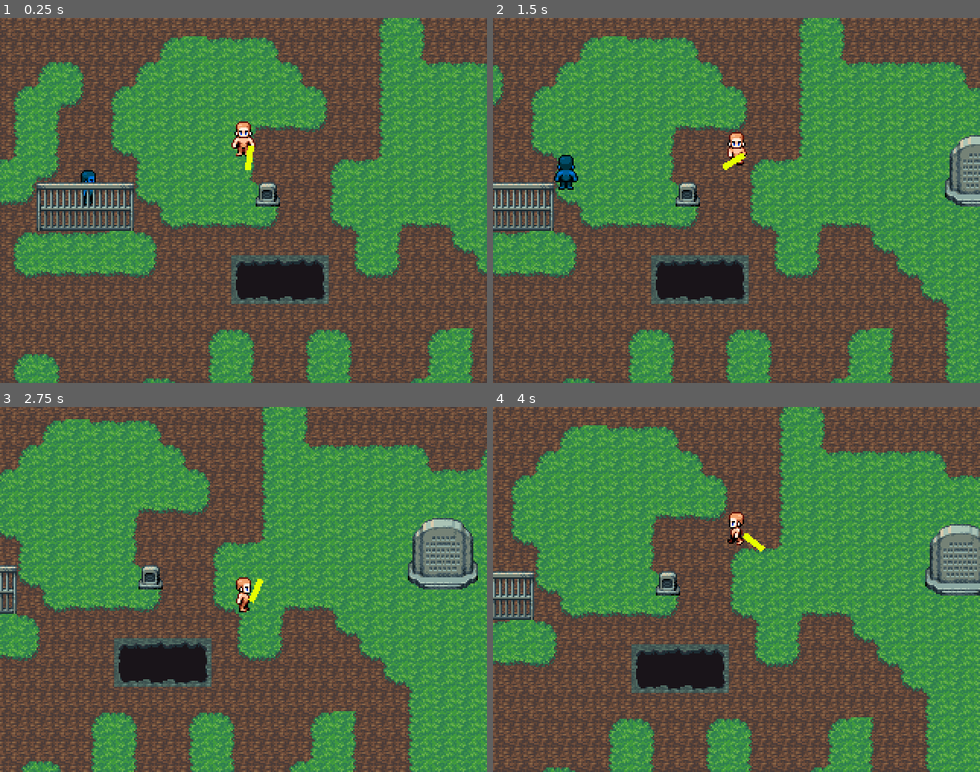
Above: before the commit, frames 1-4 (two rows, left to right).
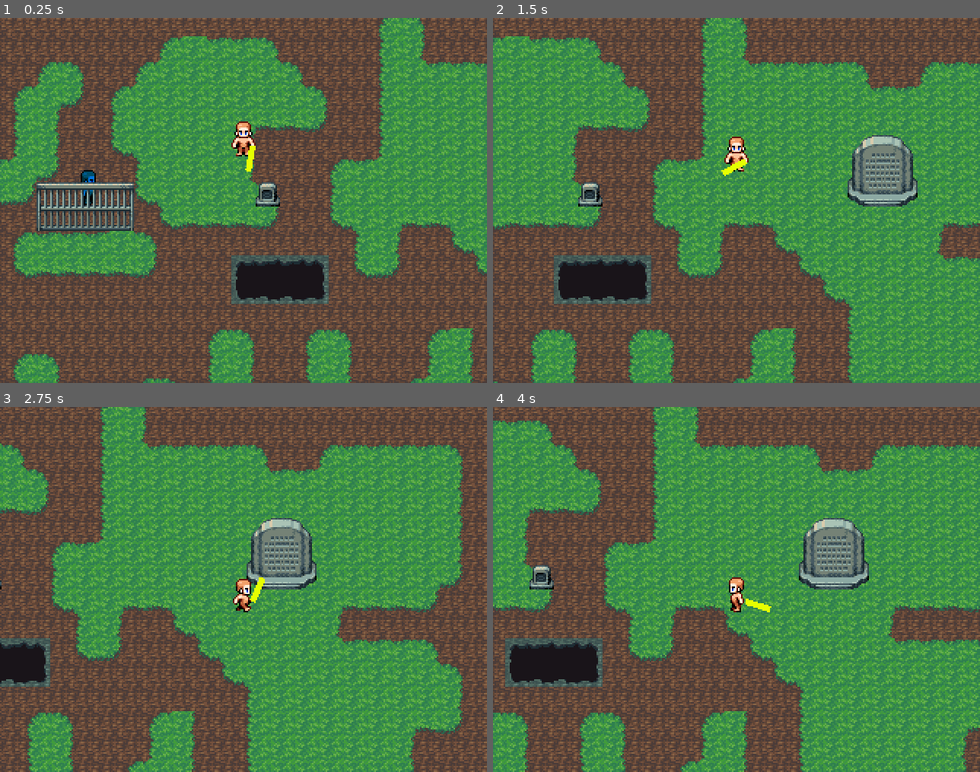
Above: after the commit, the same moments.

Repository: weinStag/cursed-rest
Game: Godot game, scene res://Scenes/gameview.tscn
Two runs of this game, one before a commit and one after it. Both use one fixed random seed, a clock stepped at 60 frames per second and the inputs below.
Inputs (mouse positions are in pixels of both pictures, inside the frame that each line leads up to):
- Up to frame 1 (0.25 s): no input
- Up to frame 2 (1.5 s): move the mouse to (843, 182) at 0.52 s; hold Right (ui_right) 0.53-1.28 s; hold Space (ui_roll, bound only after the commit) 0.53-1.28 s; tap Z (ui_accept) at 0.77 s; move the mouse to (639, 218) at 1.27 s; hold Down (ui_down) from 1.28 s (still down); tap Space (ui_roll, bound only after the commit) at 1.35 s
- Up to frame 3 (2.75 s): tap Z (ui_accept) at 1.52 s; move the mouse to (292, 509) at 2.02 s; release Down (ui_down) at 2.03 s; hold Right (ui_right) from 2.03 s (still down); hold Space (ui_roll, bound only after the commit) from 2.03 s (still down)
- Up to frame 4 (4 s): move the mouse to (712, 662) at 2.77 s; release Right (ui_right) at 2.78 s; release Space (ui_roll, bound only after the commit) at 2.78 s; hold Up (ui_up) 2.78-3.53 s; tap Space (ui_roll, bound only after the commit) at 2.85 s; tap Z (ui_accept) at 3.02, 3.77 s; move the mouse to (882, 644) at 3.52 s; hold Left (ui_left) from 3.53 s (still down); hold Space (ui_roll, bound only after the commit) from 3.53 s (still down)

The runs differ from the first frame. In frame 1, less than 0.1% of the frame differs, in the area x 50-53%, y 35-43%; in frame 2, 49%; in frame 3, 70%, in the area x 0-100%, y 0-100%; in frame 4, 68%.

Commit message:
teste
teste

Diff:
--- a/Scenes/Maps/world.tscn
+++ b/Scenes/Maps/world.tscn
@@ -1,13 +1,14 @@
-[gd_scene load_steps=18 format=4 uid="uid://cktlplg0urpum"]
+[gd_scene load_steps=19 format=4 uid="uid://cktlplg0urpum"]
 
 [ext_resource type="Texture2D" uid="uid://clolt0da1hneb" path="res://Graphics/CollisionTiles/actor.png" id="1_ayd0k"]
 [ext_resource type="Script" uid="uid://cn105jtyy8nxv" path="res://Scripts/setup.gd" id="1_d0dyq"]
 [ext_resource type="Texture2D" uid="uid://dd4o7n2bo12h" path="res://Graphics/Tilesets/tileset_dungeon.png" id="1_uo5tt"]
 [ext_resource type="Texture2D" uid="uid://vwmpi5st1if5" path="res://Graphics/CollisionTiles/obstacle.png" id="2_g6aja"]
 [ext_resource type="Script" uid="uid://2n7cswldnc30" path="res://Scripts/Grid/grid_manager.gd" id="3_1njb8"]
+[ext_resource type="PackedScene" uid="uid://b2gdtfo8nxbfy" path="res://Scenes/arma.tscn" id="4_08va7"]
 [ext_resource type="PackedScene" uid="uid://82egl20vpf7n" path="res://Scenes/Pawns/player.tscn" id="4_nyxsb"]
-[ext_resource type="PackedScene" uid="uid://csxucdon0txl4" path="res://Scenes/arma.tscn" id="4_r0r7l"]
 [ext_resource type="PackedScene" uid="uid://d3xeykecmo176" path="res://Scenes/Pawns/actor.tscn" id="5_ehxcq"]
+[ext_resource type="Script" uid="uid://da5o263epusyy" path="res://Scenes/arma.gd" id="5_pnsqa"]
 [ext_resource type="Script" uid="uid://ba2k8pkwqebpe" path="res://Scripts/Pawns/Types/event.gd" id="7_8j5fh"]
 [ext_resource type="Script" uid="uid://dhojxqc0a4xvw" path="res://Scripts/Pawns/Types/object.gd" id="7_ay8ee"]
 [ext_resource type="Texture2D" uid="uid://fhhrc5ktpq0l" path="res://Graphics/CollisionTiles/event.png" id="9_60kqf"]
@@ -1144,8 +1145,9 @@
 limit_right = 528
 limit_bottom = 376
 
-[node name="Sprite2D" parent="Pawns/Player" instance=ExtResource("4_r0r7l")]
-position = Vector2(5, 0)
+[node name="arma" parent="Pawns/Player" instance=ExtResource("4_08va7")]
+position = Vector2(6, 0)
+script = ExtResource("5_pnsqa")
 
 [node name="Actor" parent="Pawns" instance=ExtResource("5_ehxcq")]
 position = Vector2(72, 120)
--- a/Scenes/arma.tscn
+++ b/Scenes/arma.tscn
@@ -1,20 +1,18 @@
-[gd_scene load_steps=4 format=3 uid="uid://csxucdon0txl4"]
+[gd_scene load_steps=3 format=3 uid="uid://b2gdtfo8nxbfy"]
 
 [ext_resource type="Texture2D" uid="uid://fhhrc5ktpq0l" path="res://Graphics/CollisionTiles/event.png" id="1_7bvn3"]
-[ext_resource type="Script" uid="uid://b6aeeaeuji4p2" path="res://Scenes/arma.gd" id="2_ckcjq"]
 
 [sub_resource type="RectangleShape2D" id="RectangleShape2D_ckcjq"]
-size = Vector2(16, 16)
+size = Vector2(15.6471, 16)
 
-[node name="Sprite2D" type="Sprite2D"]
-scale = Vector2(1, 0.25)
+[node name="arma" type="Sprite2D"]
+scale = Vector2(1.0625, 0.25)
 texture = ExtResource("1_7bvn3")
 centered = false
 offset = Vector2(0, -8)
-script = ExtResource("2_ckcjq")
 
 [node name="Area2D" type="Area2D" parent="."]
 
 [node name="CollisionShape2D" type="CollisionShape2D" parent="Area2D"]
-position = Vector2(8, -2.84217e-14)
+position = Vector2(8.176, 0)
 shape = SubResource("RectangleShape2D_ckcjq")
--- a/project.godot
+++ b/project.godot
@@ -73,6 +73,11 @@
 "events": [Object(InputEventKey,"resource_local_to_scene":false,"resource_name":"","device":-1,"window_id":0,"alt_press …(195 unchanged characters)…
 ]
 }
+ui_roll={
+"deadzone": 0.5,
+"events": [Object(InputEventKey,"resource_local_to_scene":false,"resource_name":"","device":-1,"window_id":0,"alt_pressed":false,"shift_pressed":false,"ctrl_pressed":false,"meta_pressed":false,"pressed":false,"keycode":0,"physical_keycode":32,"key_label":0,"unicode":32,"location":0,"echo":false,"script":null)
+]
+}
 
 [internationalization]
 
Not shown, changed: Scenes/arma.gd.uid
